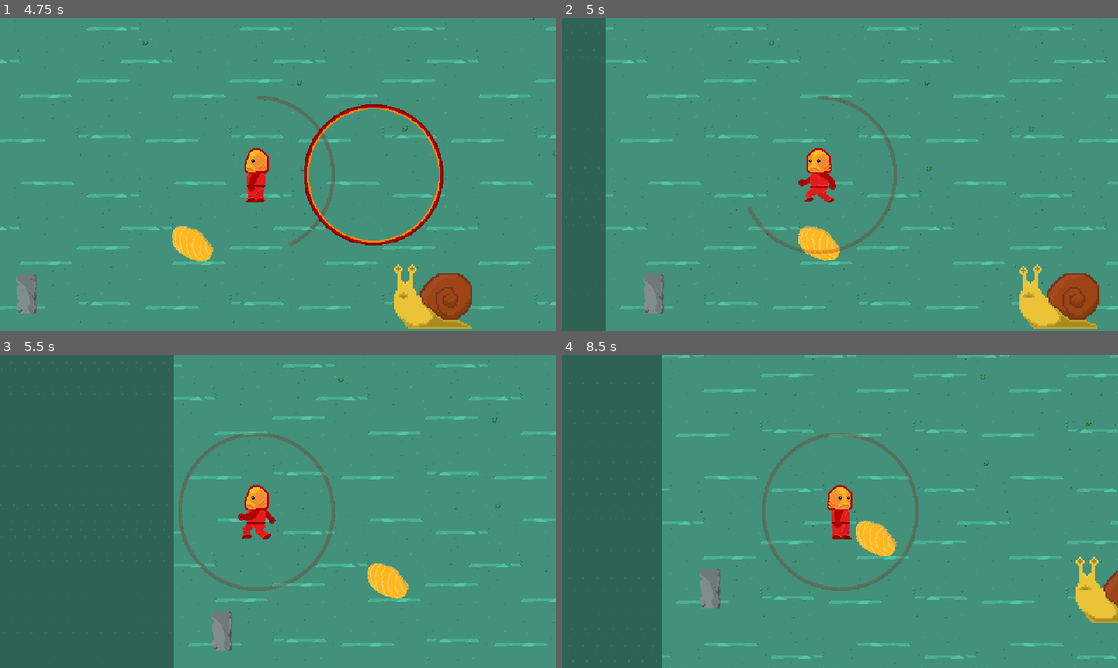
Above: before the commit, frames 1-4 (two rows, left to right).
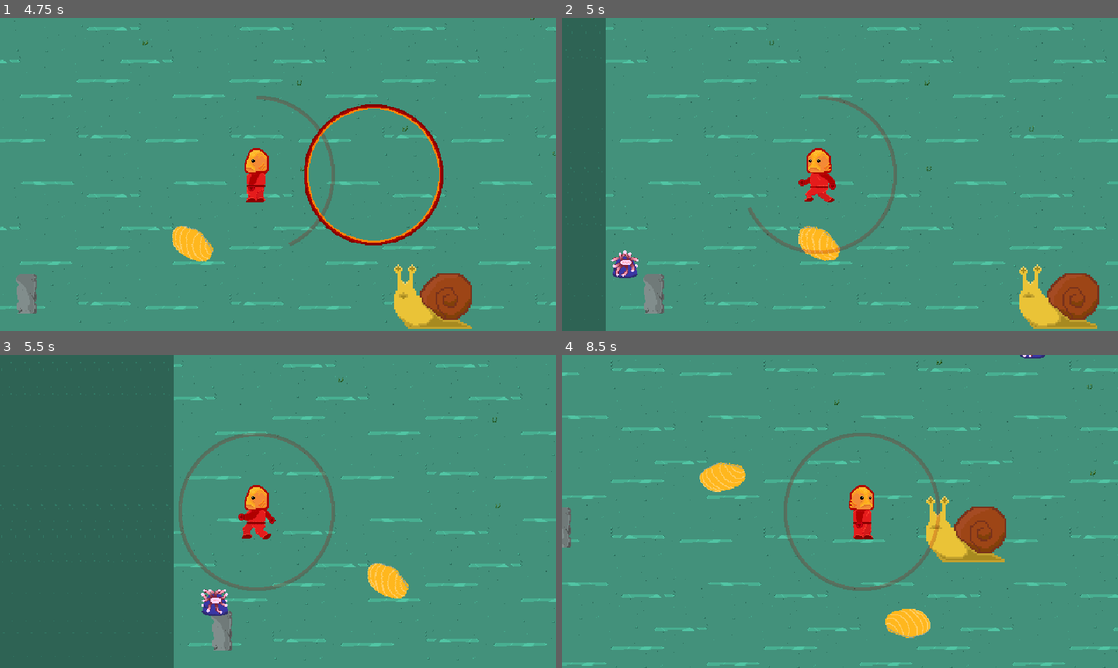
Above: after the commit, the same moments.

Repository: Splashy-Inc/enemy-anemone
Game: Godot game, scene res://SCENES/screen_manager.tscn
The game is run twice, just before and just after one commit, with the same random seed, the same clock (stepped at 60 frames per second) and the same inputs.
Inputs (mouse positions are in pixels of both pictures, inside the frame that each line leads up to):
- Up to frame 1 (4.75 s): click "Play" at 0.5 s; tap Enter at 1.25 s; move the mouse to (400, 158) at 1.27 s; press the mouse at (400, 158) at 1.28 s; hold D (right) 1.28-2.03 s; move the mouse to (166, 190) at 2.02 s; release the mouse at (166, 190) at 2.03 s; hold S (down) 2.03-2.78 s; right-click (166, 190) at 2.1 s; move the mouse to (333, 105) at 2.77 s; press the mouse at (333, 105) at 2.78 s; hold D (right) 2.78-3.53 s; move the mouse to (250, 237) at 3.52 s; release the mouse at (250, 237) at 3.53 s; hold W (up) 3.53-4.28 s; right-click (250, 237) at 3.6 s; move the mouse to (444, 221) at 4.27 s; press the mouse at (444, 221) at 4.28 s; hold A (left) from 4.28 s (still down)
- Up to frame 2 (5 s): keep holding A (left)
- Up to frame 3 (5.5 s): keep holding A (left); move the mouse to (111, 464) at 5.02 s; release the mouse at (111, 464) at 5.03 s; right-click (111, 464) at 5.1 s
- Up to frame 4 (8.5 s): move the mouse to (867, 511) at 5.77 s; release A (left) at 5.78 s; press the mouse at (867, 511) at 5.78 s; hold S (down) 5.78-6.53 s; move the mouse to (756, 433) at 6.52 s; release the mouse at (756, 433) at 6.53 s; hold D (right) 6.53-7.28 s; right-click (756, 433) at 6.6 s; move the mouse to (962, 495) at 7.27 s; press the mouse at (962, 495) at 7.28 s; hold W (up) 7.28-8.03 s; move the mouse to (728, 527) at 8.02 s; release the mouse at (728, 527) at 8.03 s; hold D (right) from 8.03 s (still down); right-click (728, 527) at 8.1 s

Frame 1 is identical in both runs. In frame 2, 0.3% of the frame differs, in the area x 8-14%, y 74-84%; in frame 3, 0.3%; in frame 4, 33%, in the area x 0-100%, y 0-100%.

Commit message:
Fix spawn path issue

Diff:
--- a/SCENES/playground.tscn
+++ b/SCENES/playground.tscn
@@ -183,9 +183,9 @@
 
 [sub_resource type="Curve2D" id="Curve2D_rpwnk"]
 _data = {
-"points": PackedVector2Array(0, 0, 0, 0, 1025, 0, 0, 0, 0, 0, 1025, 1025, 0, 0, 0, 0, 0, 1025)
+"points": PackedVector2Array(0, 0, 0, 0, 1025, 0, 0, 0, 0, 0, 1025, 1025, 0, 0, 0, 0, 0, 1025, 0, 0, 0, 0, 0, 0, 0, 0, 0, 0, 1025, 0)
 }
-point_count = 3
+point_count = 5
 
 [node name="Playground" type="Node"]
 script = ExtResource("1_5e8d0")
